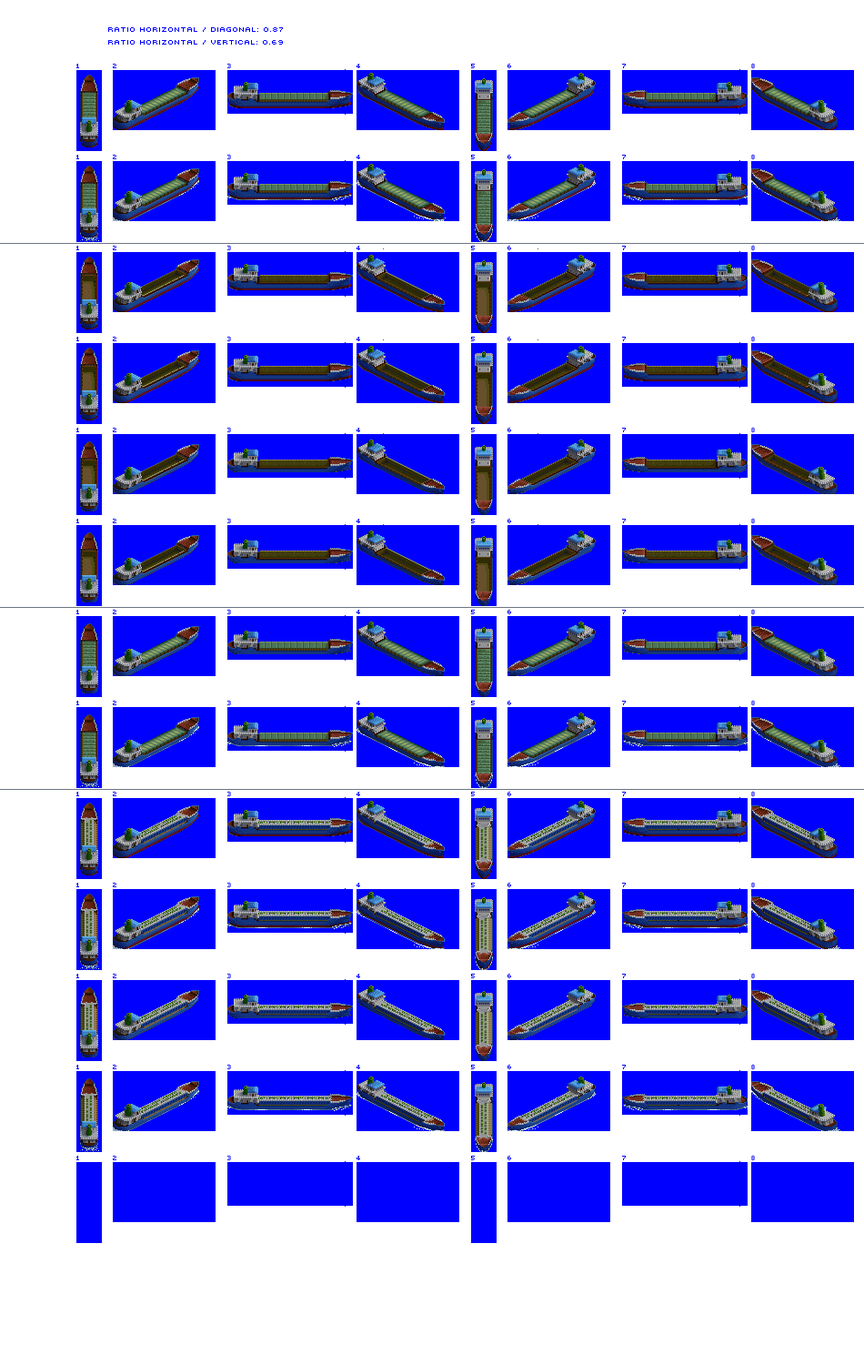
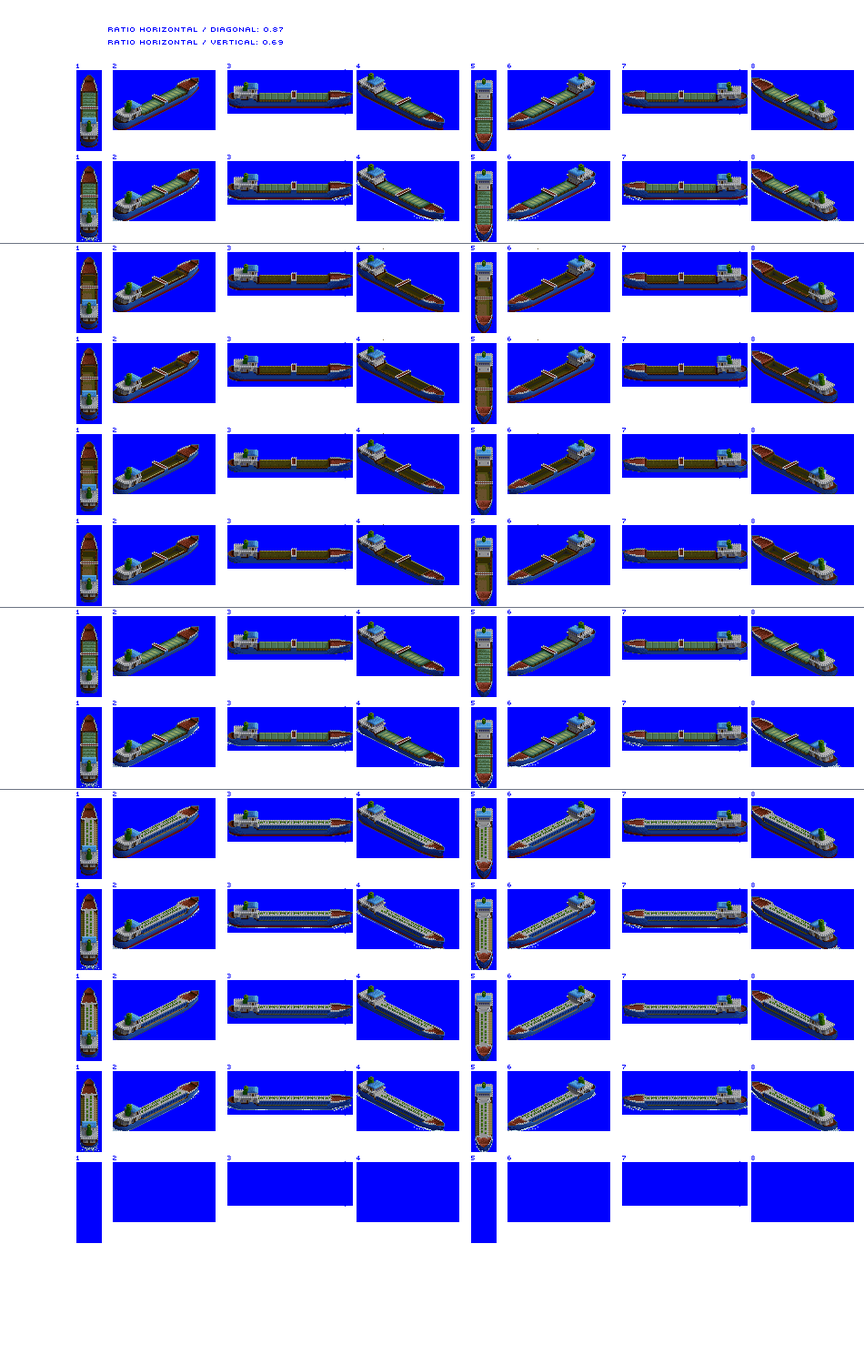
Two versions of the same layered image (864px x 1365px). Layer-by-layer changes:
added layer "Hatch divider" above "tanker" over [80, 90, 799, 759]
